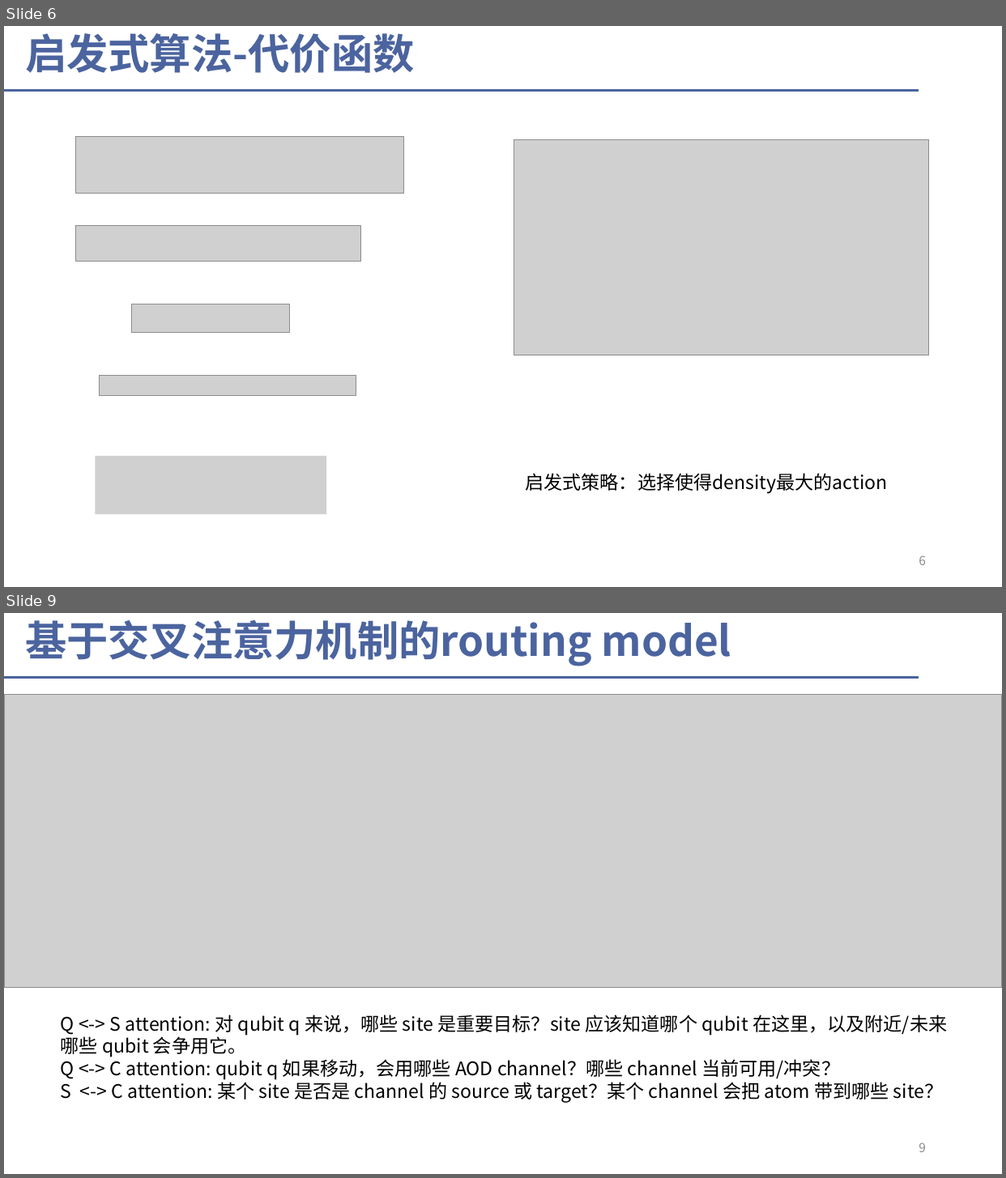
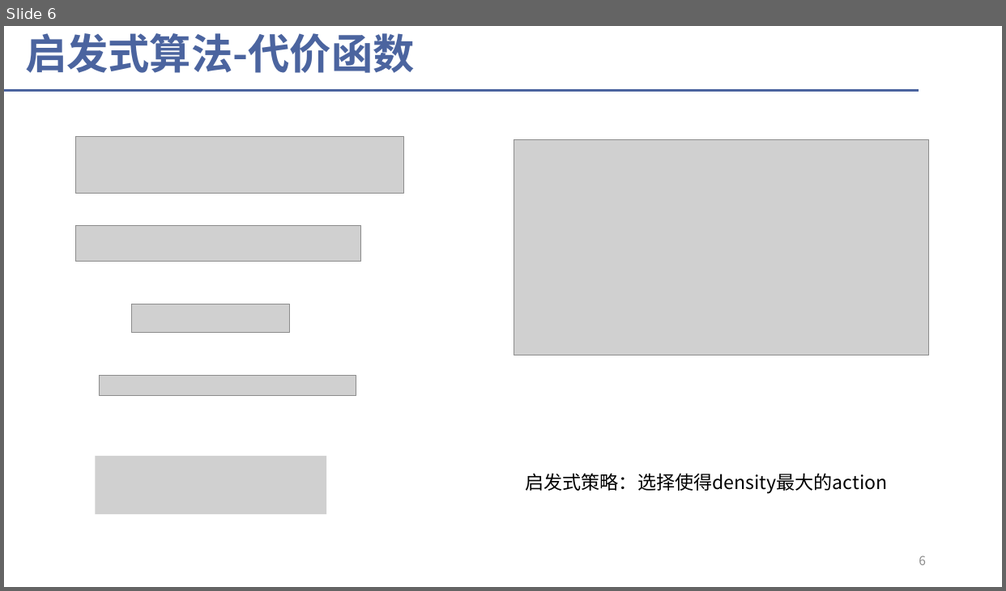
Before and after one commit to liyongshang/work-files, a slide deck: 2026年中.pptx. Shown one above the other, each under a label of ours: slides 6 and 9 before the commit, slide 6 after it; the slides between them are not shown. The pictures are 1006x1178 and 1006x591 pixels, drawn with LibreOffice and Linux fonts; fonts in the diff are those of the drawing; grey boxes stand for pictures. Boxes give left, top, right and bottom in pixels: in the first picture for what was removed or moved away, otherwise in the second. Text is boxed around its words. In the diff, an @@ line names an element or a change of style, - is before the commit and + after.

Commit message:
20260828

```diff
--- a/2026年中.pptx
+++ b/2026年中.pptx
@@ slide 9 removed at bbox=[4, 613, 1002, 1174], background #FFFFFF; not listed: 1 template element that a slide beside it also shows @@
@@ title removed at bbox=[25, 620, 731, 666] @@
-基于交叉注意力机制的routing model
@@ picture removed at bbox=[4, 694, 1002, 988] @@
@@ text removed at bbox=[61, 1015, 947, 1102] @@
-Q <-> S attention: 对 qubit q 来说，哪些 site 是重要目标？site 应该知道哪个 qubit 在这里，以及附近/未来哪些 qubit 会争用它。
-Q <-> C attention: qubit q 如果移动，会用哪些 AOD channel？哪些 channel 当前可用/冲突？
-S <-> C attention: 某个 site 是否是 channel 的 source 或 target？某个 channel 会把 atom 带到哪些 site？
@@ page number removed at bbox=[918, 1143, 926, 1152] @@
-9
```
Also in this commit, not shown: 20 slides added, 3 other slides removed.
